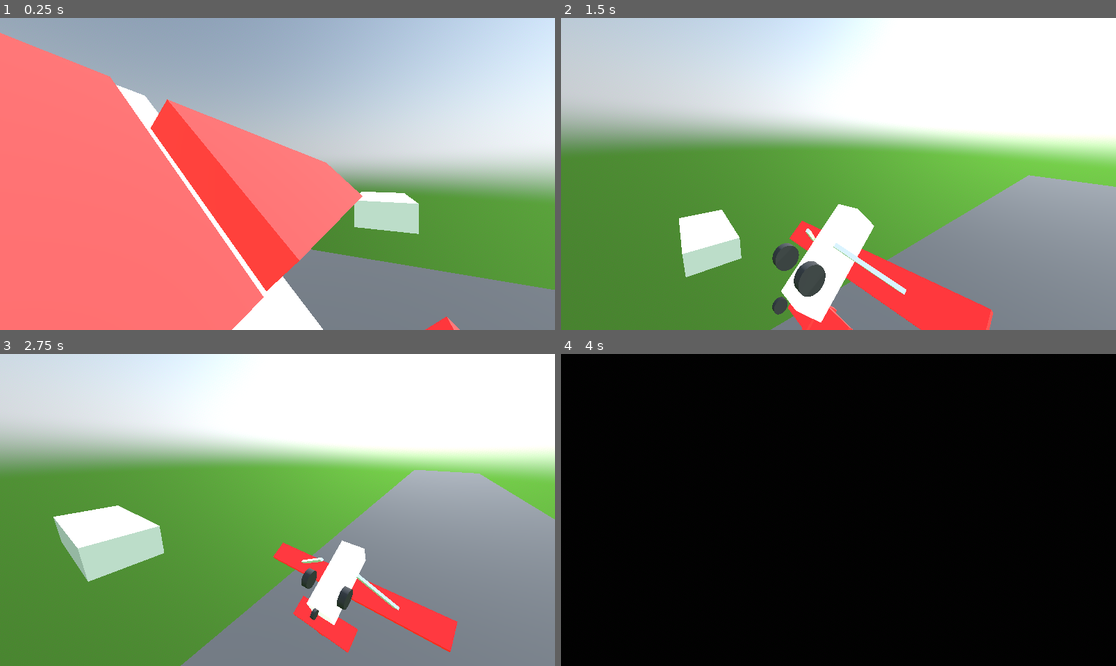
Above: before the commit, frames 1-4 (two rows, left to right).
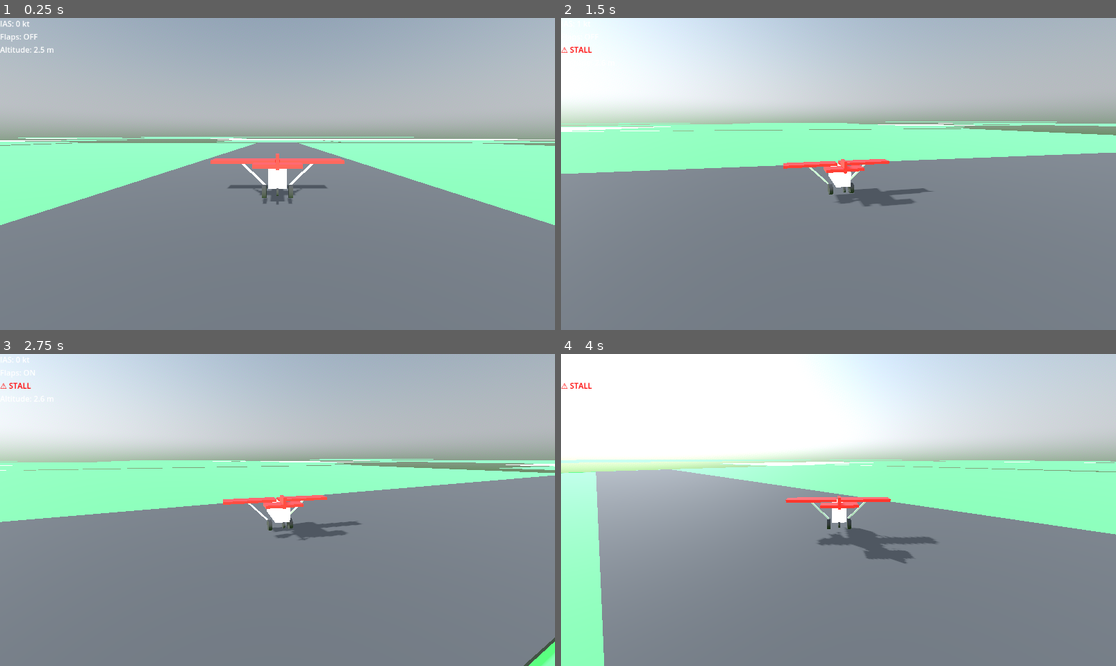
Above: after the commit, the same moments.

Repository: LucasHT22/be-my-copilot
Game: Godot game, scene res://scenes/main.tscn
The game is run twice, just before and just after one commit, with the same random seed, the same clock (stepped at 60 frames per second) and the same inputs.
Inputs:
- Up to frame 1 (0.25 s): no input
- Up to frame 2 (1.5 s): tap Enter (ui_accept) at 0.5, 0.77, 1.07 s; hold Right (ui_right) 0.53-1.28 s; hold Space (ui_select) 0.53-1.28 s; hold Down (ui_down) from 1.28 s (still down); tap Space (ui_select) at 1.35 s
- Up to frame 3 (2.75 s): tap Enter (ui_accept) at 1.52, 1.82 s; release Down (ui_down) at 2.03 s; hold Right (ui_right) from 2.03 s (still down); hold Space (ui_select) from 2.03 s (still down)
- Up to frame 4 (4 s): release Right (ui_right) at 2.78 s; release Space (ui_select) at 2.78 s; hold Up (ui_up) 2.78-3.53 s; tap Space (ui_select) at 2.85 s; tap Enter (ui_accept) at 3.02, 3.32, 3.77 s; hold Left (ui_left) from 3.53 s (still down); hold Space (ui_select) from 3.53 s (still down)

The runs differ from the first frame. In frame 1, 76% of the frame differs, in the area x 0-100%, y 0-100%; in frame 2, 80%; in frame 3, 73%; in frame 4, 100%.

Commit message:
fix major bugs

Diff:
--- a/scenes/Airplane.gd
+++ b/scenes/Airplane.gd
@@ -23,16 +23,26 @@
 var flaps := false
 var stalled := false
 
+func _ready():
+	angular_damp = 4.0
+	linear_damp = 0.1
+
 func _physics_process(delta):
 	handle_input(delta)
 	apply_thrust()
-	apply_aerodynamics()
+	apply_aerodynamics(delta)
 	apply_controls()
 	apply_ground_physics()
 	apply_turbulence()
 
-	if linear_velocity.length() > max_speed:
-		linear_velocity = linear_velocity.normalized() * max_speed
+	if not linear_velocity.is_finite() or not angular_velocity.is_finite():
+		print("⚠ Physics reset (NaN detected)")
+		linear_velocity = Vector3.ZERO
+		angular_velocity = Vector3.ZERO
+
+func _integrate_forces(state: PhysicsDirectBodyState3D):
+	state.linear_velocity = state.linear_velocity.limit_length(max_speed * 1.3)
+	state.angular_velocity = state.angular_velocity.limit_length(6.0)
 
 func handle_input(delta):
 	throttle += (Input.get_action_strength("ui_up") - Input.get_action_strength("ui_down")) * delta
@@ -45,15 +55,15 @@
 	var forward := -transform.basis.z
 	apply_central_force(forward * engine_power * throttle)
 
-func apply_aerodynamics():
+func apply_aerodynamics(delta):
 	var v := linear_velocity
 	var speed := v.length()
 	if speed < 0.5:
 		return
 
-	var vel_dir := v.normalized()
-	var forward := -transform.basis.z
-	var up := transform.basis.y
+	var vel_dir := safe_normalize(v)
+	var forward := -global_basis.z
+	var up := global_basis.y
 
 	var aoa: float = clamp(forward.dot(vel_dir), -1.0, 1.0)
 
@@ -64,7 +74,7 @@
 	stalled = speed < stall_speed
 	if stalled:
 		lift *= 0.3
-		apply_torque(Vector3(-pitch_power * 0.6, 0, 0))
+		apply_torque(Vector3(-pitch_power * 0.4, 0, 0) * delta)
 
 	apply_central_force(up * lift)
 
@@ -89,29 +99,35 @@
 	) * control_factor
 
 	torque.x += pitch * pitch_power * throttle * propwash_power
-	torque.y += roll * yaw_power * 0.35
 	apply_torque(torque)
+	print("ROLL:", rad_to_deg(global_rotation.z))
 
 func apply_ground_physics():
 	if not is_grounded():
 		return
 
-	var lateral := transform.basis.x * linear_velocity.dot(transform.basis.x)
+	var lateral := global_basis.x * linear_velocity.dot(global_basis.x)
 	apply_central_force(-lateral * wheel_friction)
 
-	if Input.is_action_pressed("ui_select"):
-		if linear_velocity.length() > 0.5:
-			apply_central_force(-linear_velocity.normalized() * brake_power)
+	if Input.is_action_pressed("ui_select") and linear_velocity.length() > 0.5:
+		apply_central_force(-safe_normalize(linear_velocity) * brake_power)
 
 func apply_turbulence():
-	if not is_grounded():
-		var gust: Vector3 = Vector3(
-			randf_range(-1, 1),
-			randf_range(-0.5, 0.5),
-			randf_range(-1, 1)
-		) * turbulence_strength
+	if is_grounded():
+		return
 
-		apply_central_force(gust)
+	var speed_factor: float = clamp(linear_velocity.length() / stall_speed, 0.0, 1.0)
+
+	var gust: Vector3 = Vector3(
+		randf_range(-1, 1),
+		randf_range(-0.3, 0.3),
+		randf_range(-1, 1)
+	)
+
+	apply_central_force(gust * turbulence_strength * speed_factor)
 
 func is_grounded() -> bool:
-	return abs(linear_velocity.y) < 1.0 and global_position.y < 1.2
+	return global_position.y < 1.2 and abs(linear_velocity.y) < 1.0
+
+func safe_normalize(v: Vector3) -> Vector3:
+	return v / max(v.length(), 0.001)
--- a/scenes/Camera3D.gd
+++ b/scenes/Camera3D.gd
@@ -3,37 +3,14 @@
 @export var airplane: RigidBody3D
 @export var follow_offset := Vector3(0, 3, 12)
 @export var follow_speed := 6.0
-@export var look_speed := 5.0
 
 func _physics_process(delta):
 	if not airplane:
 		return
 
-	var basis := airplane.global_transform.basis
+	var desired_pos := airplane.global_position + airplane.global_basis * follow_offset
+	global_position = global_position.lerp(desired_pos, follow_speed * delta)
 
-	var forward := -basis.z
-	forward.y = 0.0
-	forward = forward.normalized()
-
-	var right := forward.cross(Vector3.UP).normalized()
-	var up := Vector3.UP
-
-	var no_roll_basis := Basis(right, up, -forward)
-
-	var desired_pos := airplane.global_position + no_roll_basis * follow_offset
-
-	global_position = global_position.lerp(
-		desired_pos,
-		follow_speed * delta
-	)
-
-	var look_target := airplane.global_position + forward * 10.0
-	var target_basis := Basis().looking_at(
-		look_target - global_position,
-		Vector3.UP
-	)
-
-	global_transform.basis = global_transform.basis.slerp(
-		target_basis,
-		look_speed * delta
-	)
+	var look_dir := airplane.global_position - global_position
+	if look_dir.length() > 0.01:
+		look_at(airplane.global_position, Vector3.UP)
--- a/scenes/Chunk.gd
+++ b/scenes/Chunk.gd
@@ -118,7 +118,6 @@
 	var plane := PlaneMesh.new()
 	plane.size = Vector2(SIZE, SIZE)
 	mesh.mesh = plane
-	mesh.rotation_degrees.x = -90
 
 	var wx = chunk_coord.x * SIZE
 	var wz = chunk_coord.y * SIZE
@@ -203,7 +202,6 @@
 	var plane := PlaneMesh.new()
 	plane.size = Vector2(SIZE, SIZE)
 	water.mesh = plane
-	water.rotation_degrees.x = -90
 	water.position.y = -3
 
 	var mat := StandardMaterial3D.new()
--- a/scenes/main.tscn
+++ b/scenes/main.tscn
@@ -80,6 +80,7 @@
 
 [node name="HUD" type="CanvasLayer" parent="."]
 script = ExtResource("3_73tfw")
+plane = NodePath("../World/Airplane")
 
 [node name="VBoxContainer" type="VBoxContainer" parent="HUD"]
 offset_right = 40.0
@@ -98,17 +99,23 @@
 [node name="AltitudeLabel" type="Label" parent="HUD/VBoxContainer"]
 layout_mode = 2
 
-[node name="World" type="Node3D" parent="."]
+[node name="World" type="Node3D" parent="." node_paths=PackedStringArray("player")]
 script = ExtResource("4_61m14")
+player = NodePath("Airplane")
+chunk_scene = ExtResource("5_64ru0")
 
 [node name="Chunks" type="Node3D" parent="World"]
 
 [node name="Airplane" type="RigidBody3D" parent="World"]
+axis_lock_linear_x = true
+axis_lock_linear_z = true
+axis_lock_angular_x = true
+axis_lock_angular_z = true
 center_of_mass_mode = 1
 center_of_mass = Vector3(0, 0, -0.3)
 can_sleep = false
-linear_damp = 0.02
-angular_damp = 0.2
+linear_damp = 0.05
+angular_damp = 2.5
 script = ExtResource("1_3b1u5")
 
 [node name="Body" type="MeshInstance3D" parent="World/Airplane"]
